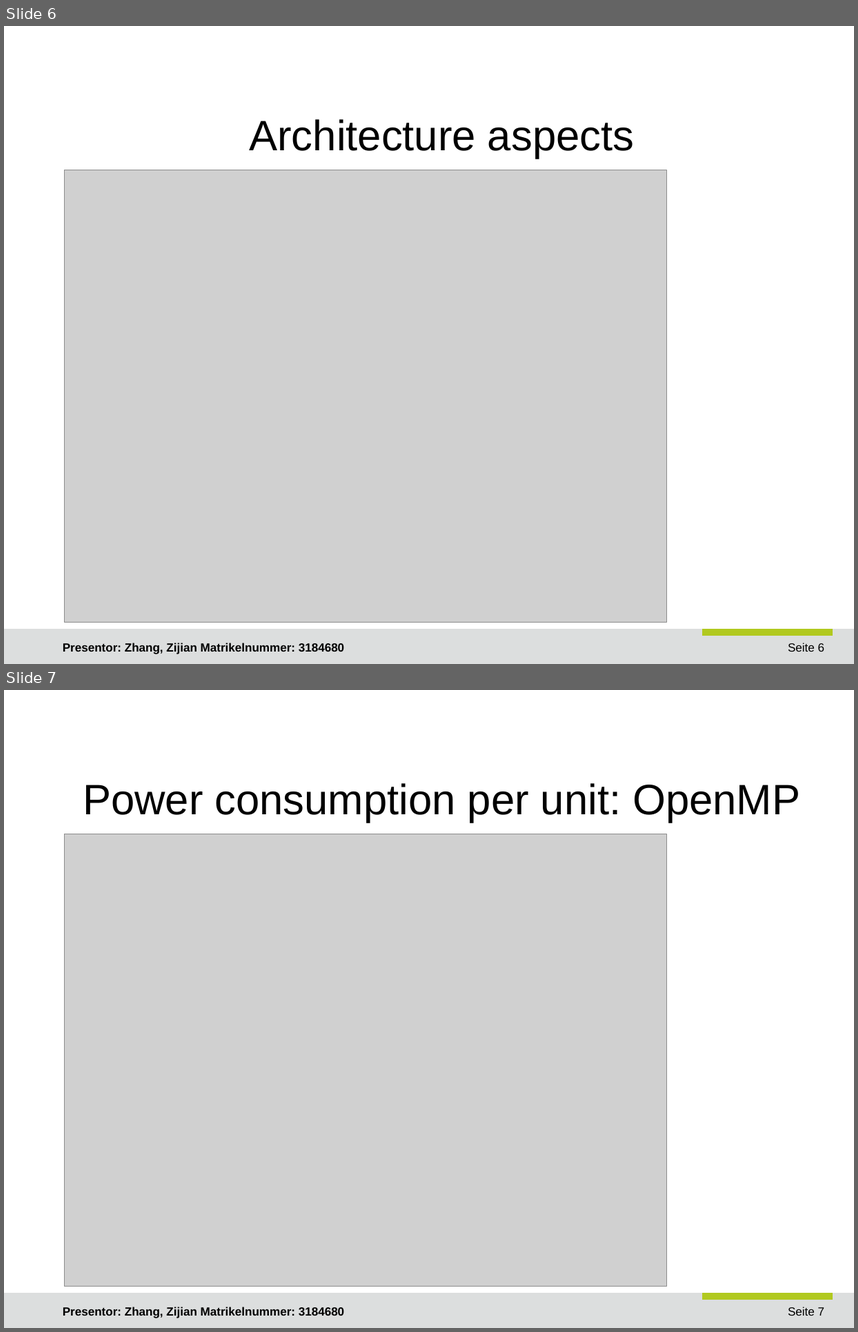
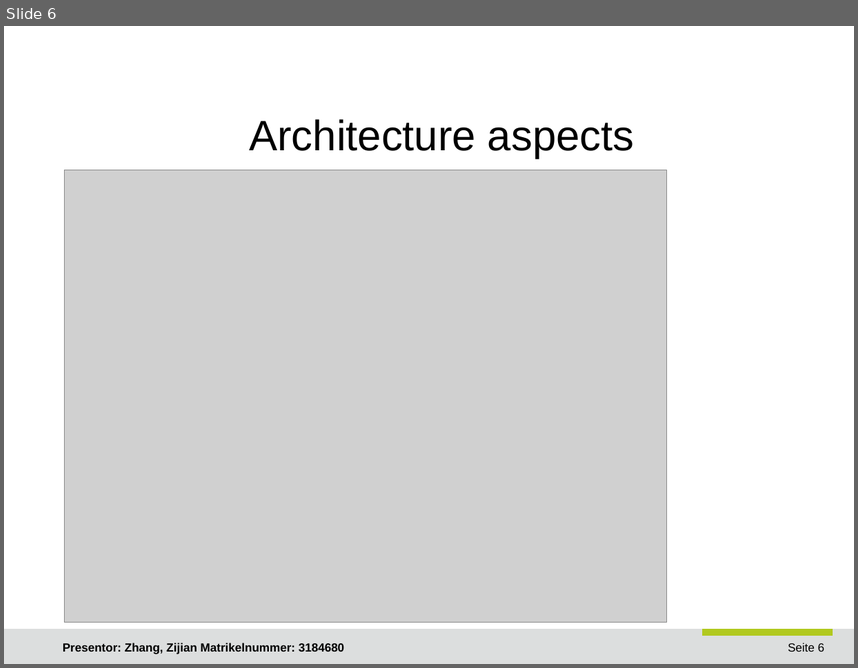
Before and after one commit to JoshuaGhost/hpc_data, a slide deck: presentation/Zhang_Zijian_HPC.odp. Shown one above the other, each under a label of ours: slides 6 and 7 before the commit, slide 6 after it. The pictures are 858x1332 and 858x668 pixels, drawn with LibreOffice and Linux fonts; fonts in the diff are those of the drawing; grey boxes stand for pictures; background and template pictures are left out. Boxes give left, top, right and bottom in pixels: in the first picture for what was removed or moved away, otherwise in the second. Text is boxed around its words. In the diff, an @@ line names an element or a change of style, - is before the commit and + after.

```diff
--- a/presentation/Zhang_Zijian_HPC.odp
+++ b/presentation/Zhang_Zijian_HPC.odp
@@ slide 7 removed at bbox=[4, 690, 854, 1328], background #FFFFFF; not listed: 3 template elements that a slide beside it also shows @@
@@ title removed at bbox=[83, 783, 800, 822] @@
-Power consumption per unit: OpenMP
@@ picture removed at bbox=[64, 834, 667, 1285] @@
@@ text removed at bbox=[63, 1306, 344, 1318] @@
-Presentor: Zhang, Zijian Matrikelnummer: 3184680
```
Also in this commit, not shown: 2 slides changed, 2 other slides removed, 24 other files.
